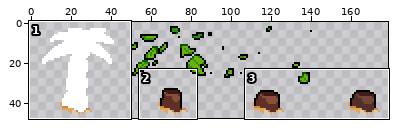
One commit to this sprite sheet: sprites/areas/Coast/Props/sprPalmDead.png. The first picture is a wide view before the edit; the outline marks the close-up.
Close-up. Before:
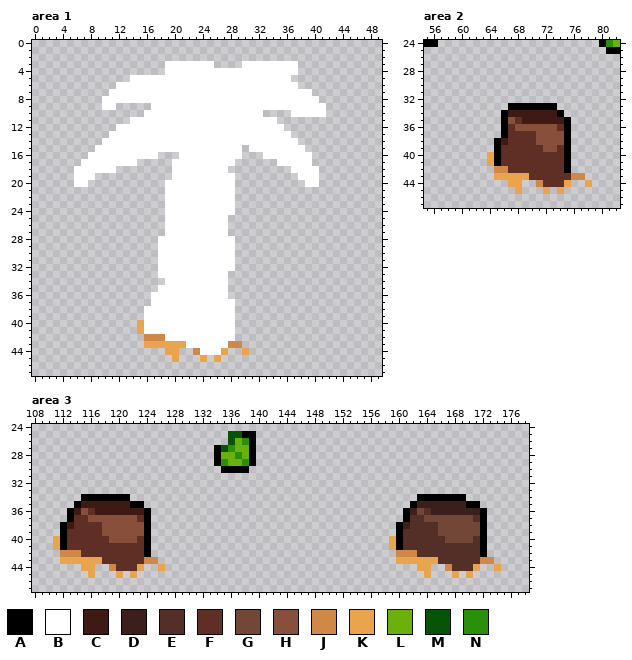
The file is 192x48 pixels. Shown: area 1: x 0..49, y 0..47; area 2: x 55..82, y 24..47; area 3: x 108..178, y 24..47. The wide view leaves out empty margins.
Palette (. is transparent): A #000000  B #ffffff  C #3f1913  D #3c1e1a  E #532f28  F #5f2f26  G #724738  H #884f3b  J #cf8847  K #eaa44d  L #6bb10b  M #075406  N #2a900c
Pixels before, area 1, first column x 6:
 3 .............BBBBBBB....BBBBBBBB....
 4 .............BBBBBBBBBBBBBBBBBBB....
 5 ........BBBBBBBBBBBBBBBBBBBBBBB.....
 6 ......BBBBBBBBBBBBBBBBBBBBBBBBBB....
 7 .....BBBBBBBBBBBBBBBBBBBBBBBBBBBBB..
 8 ....BBBBBBBBBBBBBBBBBBBBBBBBBBBBBBB.
 9 ....BB.....BBBBBBBBBBBBBBBBBBBBBBBBB
10 ..........BBBBBBBBBBBBBBBBB....BBBBB
11 ........BBBBBBBBBBBBBBBBBBBBB.......
12 ......BBBBBBBBBBBBBBBBBBBBBBBB......
13 .....BBBBBBBBBBBBBBBBBBBBBBBBBB.....
14 ....BBBBBBBBBBBBBBBBBBBBBBBBBBBB....
15 ...BBBBBBBBBBBBBBBBBBBBB.BBBBBBBB...
16 ..BBBBBBBBBB...BBBBBBBBB...BBBBBBB..
17 .BBBBBBBB.....BBBBBBBBB......BBBBB..
18 BBBBBB........BBBBBBBB.........BBBB.
19 BBB...........BBBBBBBBB.........BBB.
20 BB...........BBBBBBBBBB..........BB.
21 .............BBBBBBBBBB.............
22 .............BBBBBBBBBB.............
23 .............BBBBBBBBBB.............
24 .............BBBBBBBBBB.............
25 .............BBBBBBBBB..............
26 .............BBBBBBBBB..............
27 .............BBBBBBBBB..............
28 ............BBBBBBBBBBB.............
29 ............BBBBBBBBBBB.............
30 ............BBBBBBBBBBB.............
31 ............BBBBBBBBBBB.............
32 ............BBBBBBBBBBB.............
33 ............BBBBBBBBBB..............
34 .............BBBBBBBBB..............
35 ............BBBBBBBBBB..............
36 ...........BBBBBBBBBBB..............
37 ...........BBBBBBBBBBBB.............
38 ..........BBBBBBBBBBBBB.............
39 ..........BBBBBBBBBBBBB.............
40 .........KBBBBBBBBBBBBB.............
41 .........KBBBBBBBBBBBBB.............
42 ..........JJJBBBBBBBBBB.............
43 ..........KKKKKKBBBBBBJJ............
44 .............KK..JBBBK..K...........
45 ..............K...K.K...............
Pixels before, area 2, first column x 55:
24 AA.......................ANL
25 ..........................AA
26 ............................
27 ............................
28 ............................
29 ............................
30 ............................
31 ............................
32 ............................
33 ............AAAAAAA.........
34 ...........ACCCCCCCA........
35 ...........AHFCCCCCCA.......
36 ...........AFHHHHHHFA.......
37 ...........AFFFFHHHHA.......
38 ..........ACFFFFHHHHA.......
39 ..........AFFFFFFHHFA.......
40 .........KAFFFFFFFFFA.......
41 .........KAFFFFFFFFFA.......
42 ..........JJFFFFFFFFA.......
43 ..........KKKKKFFFFFFJJ.....
44 ............KK..JFFFK..K....
45 .............K...K.K........
Pixels before, area 3, first column x 111:
25 .........................MMAA...................................
26 .........................MLNA...................................
27 .......................AMNLLA...................................
28 .......................ALLNLA...................................
29 .......................ANLLNA...................................
30 ........................AAAA....................................
31 ................................................................
32 ................................................................
33 ................................................................
34 ....AAAAAAA.........................................AAAAAAA.....
35 ...ACCCCCCCAA......................................ADDDDDDDAA...
36 ..ACHFCCCCCCCA....................................ADGEDDDDDDDA..
37 ..AFFHHHHHHHFA....................................AEEGGGGGGGEA..
38 .ACFFFFHHHHHHA...................................ADEEEEGGGGGGA..
39 .AFFFFFHHHHHHA...................................AEEEEEGGGGGGA..
40 KAFFFFFFHHHHFA..................................KAEEEEEEGGGGEA..
41 KAFFFFFFFFFFFA..................................KAEEEEEEEEEEEA..
42 .JJJFFFFFFFFFA...................................JJJEEEEEEEEEA..
43 .KKKKKKFFFFFFJJ..................................KKKKKKEEEEEEJJ.
44 ....KK..JFFFK..K....................................KK..JEEEK..K
45 .....K...K.K.........................................K...K.K....
Once edited:
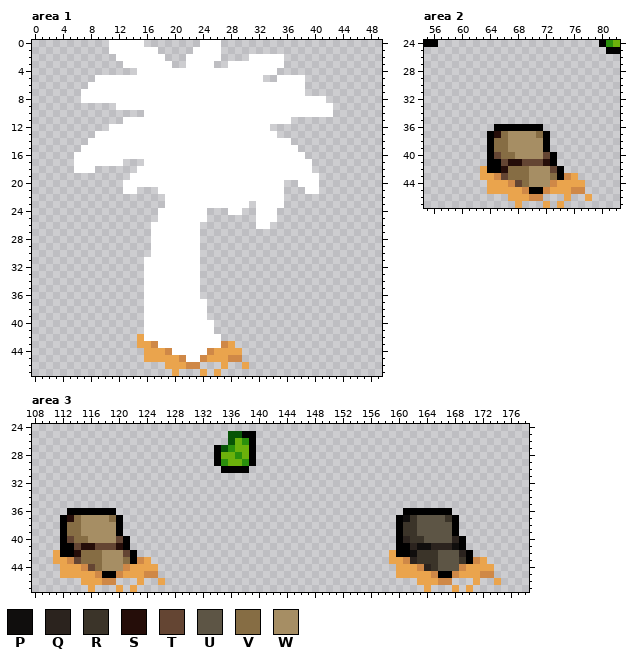
Colours new in this view: P #100e0d  Q #2b231e  R #3b3429  S #250d09  T #644533  U #5d5545  V #866d44  W #a68e64
From the commit log: Added new palm tree & cat sprites
Changes in this commit:
Changed rows in their new state; - is an unchanged pixel.
Area 1:
first column x 6:
 0 -----BBBBB--------BBB----------------
 1 -----BBBBBBB-----BBBB----------------
 2 ------BBBBBBB---BBBBB----BBBBB-------
 3 -------BBBBBB-..------BB------..-----
 4 ---------BBBB----------------...-----
 5 ---BBBBB-------------------..--BB----
 6 --BBBB--------------------------B----
 7 -BBBB----------------------------.---
 8 -BBB-------------------------------B-
 9 ----..BBBBB-------------------------B
10 ---------------------------BBBB-----B
11 -------B---------------------BB------
12 -----B----------------------..-------
13 ---BB------------------------..------
14 --BB---------------------------.-----
15 -BB---------------------B-------.----
16 BB----------BBB---------BBB------.---
17 B------..-BBBB---------BBBBBB--------
18 ---...---BBBBB--------BBBBBBBBB---.--
19 ...-----BBBBBB---------BBBBBBBBB-----
20 ..-----BBBBBB----------BBBBBBB--B----
21 -------BB---B----------BBBBBBB---BB--
22 -----------------------BBBBBBB-------
23 -----------------------BB-BBBB-------
24 ------------B------...-B--BBB--------
25 ------------B------...----BBB--------
26 -----------BB-----....----BB---------
27 -----------BB-----....---------------
28 -----------B------.....--------------
29 -----------B------.....--------------
30 -----------B------.....--------------
31 ----------BB------.....--------------
32 ----------BB------.....--------------
33 ----------BB------....---------------
34 ----------BBB-----....---------------
35 ----------BB------....---------------
36 ----------B-------....---------------
37 ----------B--------....--------------
38 -------------------....--------------
39 -------------------....--------------
40 ---------.----------...--------------
41 ---------.----------...--------------
42 ---------KBBB--------..--------------
43 ---------K-JBBBB-----JK.-------------
44 ----------KKKJBBBB-JK-KK.------------
45 ----------KKKK-JBBJK-KJJ-------------
46 -------------KKKJJ---K--K------------
47 --------------K---K-K----------------
Area 2:
first column x 63:
33 ----.......-----
34 ---.........----
35 ---..........---
36 --A-AAAAA....---
37 -ASVWWWWVA...---
38 -AVVWWWWWA...---
39 -AVVWWWWWA...---
40 -ATVVWWWWTA..---
41 -A-TSSTTTSA..---
42 KAASVVVWWWTA.---
43 KKJTVVVWWWVAJK.-
44 -KKKJTVWWWJK-KK.
45 -KKKK-JAAJK-KJJ-
46 ----KKKJJ---K--K
47 -----K---K-K----
Area 3:
first column x 111:
34 ----.......-----------------------------------------.......-----
35 ---..........--------------------------------------..........---
36 ---AAAAAA.....-------------------------------------AAAAAA.....--
37 -ASVWWWWVA....-----------------------------------APRUUUURA....--
38 --VVWWWWWA....------------------------------------RRUUUUUA....--
39 --VVWWWWWA....------------------------------------RRUUUUUA....--
40 .-TVVWWWWTA...----------------------------------.-QRRUUUUQA...--
41 .-ATSSTTTSA...----------------------------------.-AQPPQQQPA...--
42 KAASVVVWWWTA..----------------------------------KAAPRRRUUUQA..--
43 K-JTVVVWWWVAJK.---------------------------------K-JQRRRUUURAJK.-
44 -KKKJTVWWWJK-KK.---------------------------------KKKJQRUUUJK-KK.
45 -KKKK-JAAJK-KJJ----------------------------------KKKK-JAAJK-KJJ-
46 ----KKKJJ---K--K------------------------------------KKKJJ---K--K
47 -----K---K-K-----------------------------------------K---K-K----
Changed places in both close-ups, as pixel boxes (x1, y1, x2, y2):
changed: (74, 40, 333, 376)
changed: (480, 103, 592, 208)
changed: (53, 494, 165, 592)
changed: (389, 494, 501, 592)
